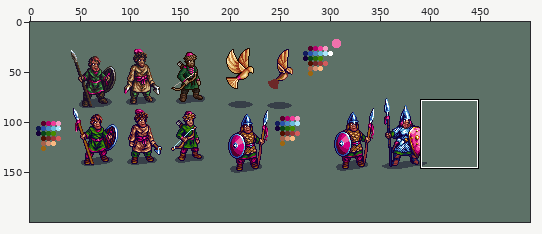
Sprite sheet: GSE/Triumvirate/militia_rework_start.png. The first picture is a wide view before the edit; the outline marks the close-up.
Close-up. Before the edit:
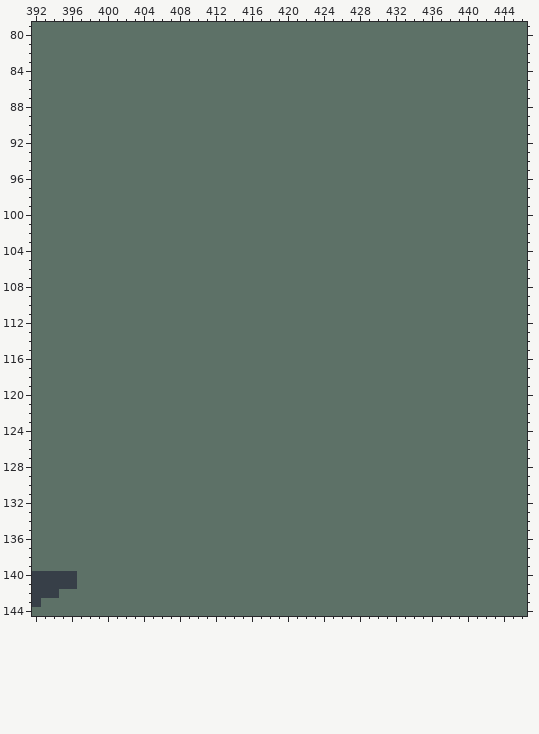
The file is 500x200 pixels. Colours within 5 levels of each other are drawn and written as one. Shown: x 392..446, y 79..144. The commit also changed other parts of the picture, which this record leaves out.
The same view after the edit:
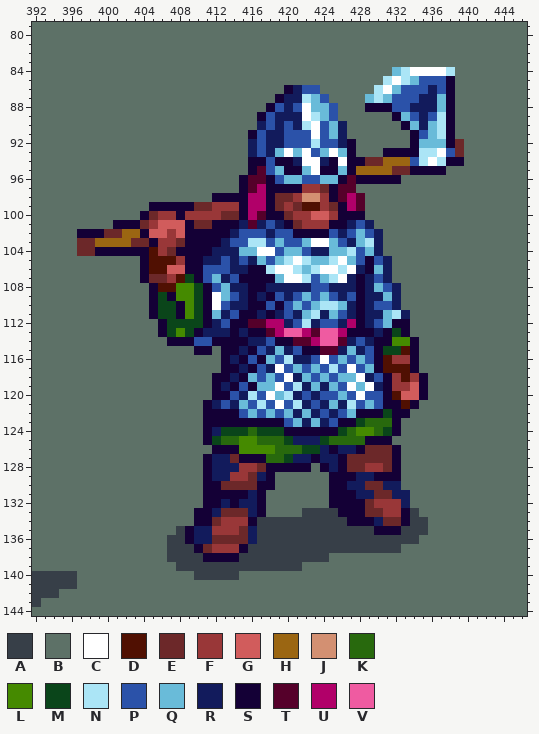
Palette (. is transparent): A #373f48  B #5d7167  C #ffffff  D #501002  E #6c2829  F #993738  G #d15c5c  H #9b6612  J #d39072  K #28690d  L #458a00  M #0a451a  N #abe5f6  P #2b52a9  Q #69bbd9  R #121b5c  S #140036  T #55002a  U #b10069  V #ef5ba1
Changes in this commit:
y 84: x 432..438 BBBBBBB -> QNCCCCN
y 85: x 431..438 BBBBBBBB -> NCNQPPPS
y 86: x 420..423 BBBB -> SRPP; x 430..438 BBBBBBBBB -> NCQPPPRPS
y 87: x 419..424 BBBBBB -> SRRNQP; x 429..438 BBBBBBBBBB -> QNQPPPRRQS
y 88: x 418..425 BBBBBBBB -> SPRPCQQP; x 429..438 BBBBBBBBBB -> SSSPPRRRQS
y 89: x 417..425 BBBBBBBBB -> SPRRRCNQP; x 432..438 BBBBBBB -> SQPRPNS
y 90: x 417..426 BBBBBBBBBB -> RPRPRNCPQR; x 433..438 BBBBBB -> SQRQNS
y 91: x 416..426 BBBBBBBBBBB -> SPRRPPPCPQR; x 434..438 BBBBB -> SPQNS
y 92: x 416..427 BBBBBBBBBBBB -> RPRRPPPNPPRS; x 434..439 BBBBBB -> SQQQSE
y 93: x 416..427 BBBBBBBBBBBB -> RPRQCQCPQCQS; x 431..439 BBBBBBBBB -> SSSSNNCPE
y 94: x 416..439 BBBBBBBBBBBBBBBBBBBBBBBB -> SSPSSRCCRSCSSEEHHHPNCNSS
y 95: x 416..437 BBBBBBBBBBBBBBBBBBBBBB -> STPQSSQCSSQSHHHHEESSSS
y 96: x 415..432 BBBBBBBBBBBBBBBBBB -> STTSPQQPPQQSTSSSSS
y 97: x 415..427 BBBBBBBBBBBBB -> STUSSSSFFESTT
y 98: x 412..428 BBBBBBBBBBBBBBBBB -> SSSSUUSEEFJJFSTUT
y 99: x 405..428 BBBBBBBBBBBBBBBBBBBBBBBB -> SSSSSEEFFFSUUSEFEDDFESUT
y 100: x 404..428 BBBBBBBBBBBBBBBBBBBBBBBBB -> SEFFSFFFFEESUTSSEFFGGFSSS
y 101: x 401..429 BBBBBBBBBBBBBBBBBBBBBBBBBBBBB -> SSSEFGGGSEESSSRTRPRSEFFFSSRPR
y 102: x 397..430 BBBBBBBBBBBBBBBBBBBBBBBBBBBBBBBBBB -> SSSEEHHSGGFGSSSSSRPPPRPPSSSSPRPQPR
y 103: x 397..430 BBBBBBBBBBBBBBBBBBBBBBBBBBBBBBBBBB -> EEHHHHEESFFESSSSRPPNNPQPPQCCQPRQNR
y 104: x 397..430 BBBBBBBBBBBBBBBBBBBBBBBBBBBBBBBBBB -> EESSSSSSDFESSSSRRRQQCCPQQPRRQQNPQR
y 105: x 404..431 BBBBBBBBBBBBBBBBBBBBBBBBBBBB -> SDDDFSSRRPRPRQPQNCNQQNCQPSPR
y 106: x 404..431 BBBBBBBBBBBBBBBBBBBBBBBBBBBB -> SDDGGSSPPPRRSSNCCNQNCCNCRSQR
y 107: x 404..431 BBBBBBBBBBBBBBBBBBBBBBBBBBBB -> SEEFDMSPQRPSSSSQCCNPQNCRSRPR
y 108: x 405..432 BBBBBBBBBBBBBBBBBBBBBBBBBBBB -> SDDLLMSPQRRSSRRRRRPPRRRSRQPR
y 109: x 405..432 BBBBBBBBBBBBBBBBBBBBBBBBBBBB -> SMSLLMSCQPRSRSPRPQPQPRPSRRQR
y 110: x 405..432 BBBBBBBBBBBBBBBBBBBBBBBBBBBB -> SMMSLMSCPRRSSPSPQPQNNQRSRPPR
y 111: x 405..433 BBBBBBBBBBBBBBBBBBBBBBBBBBBBB -> SMMSLMSQRPSSRSRPRQNRQPRSRRQNR
y 112: x 406..433 BBBBBBBBBBBBBBBBBBBBBBBBBBBB -> SMMMMSRPSSTTUURPNRPPRUSRPQSS
y 113: x 406..433 BBBBBBBBBBBBBBBBBBBBBBBBBBBB -> SMLMSRRRSRSSTUVVUTVVUSSSRSMS
y 114: x 407..434 BBBBBBBBBBBBBBBBBBBBBBBBBBBB -> SSSPPSSSSRRPSSTTUVVTRPRSSLLS
y 115: x 410..411 BB -> SS; x 413..434 BBBBBBBBBBBBBBBBBBBBBB -> SSRSPRQRPSSTTRQRPSMMDS
y 116: x 413..434 BBBBBBBBBBBBBBBBBBBBBB -> SRSPSQPNRRPCPQPQPSDFFS
y 117: x 413..434 BBBBBBBBBBBBBBBBBBBBBB -> SSRSPRCPQPQPNPCPQSDDDS
y 118: x 412..435 BBBBBBBBBBBBBBBBBBBBBBBB -> SSRSQPQPCRQPQPQQCRPSFDFS
y 119: x 412..435 BBBBBBBBBBBBBBBBBBBBBBBB -> SRSPSQQCPNRQRQPCQCRSFFGS
y 120: x 412..435 BBBBBBBBBBBBBBBBBBBBBBBB -> SSPRNPCQNRPRPPQPCPPSDGGS
y 121: x 411..434 BBBBBBBBBBBBBBBBBBBBBBBB -> SRPRQPNPCPNRPRQRNPQPSSDS
y 122: x 411..433 BBBBBBBBBBBBBBBBBBBBBBB -> SSSSPQPQPQRQRPRPQSSSMSS
y 123: x 411..432 BBBBBBBBBBBBBBBBBBBBBB -> SSSSSSSSSPQRQRPSSMKKKS
y 124: x 411..432 BBBBBBBBBBBBBBBBBBBBBB -> SRMMMKMMMSSSSSSMKLLKMS
y 125: x 411..431 BBBBBBBBBBBBBBBBBBBBB -> SMKKLLKKKMRRRMKKKKSSS
y 126: x 412..432 BBBBBBBBBBBBBBBBBBBBB -> SSSLLLLKKKMMRSRRSEEES
y 127: x 411..432 BBBBBBBBBBBBBBBBBBBBBB -> SRRESSSKKMRRSRRSEEEEES
y 128: x 411..422 BBBBBBBBBBBB -> SRRRFFESSSSS; x 424..432 BBBBBBBBB -> SRSEEFFES
y 129: x 411..418 BBBBBBBB -> SRRFFERS; x 425..432 BBBBBBBB -> SSSRRSSS
y 130: x 411..418 BBBBBBBB -> SSEEEESS; x 425..432 BBBBBBBB -> SSRREERR
y 131: x 411..417 BBBBBBB -> SSSSSRS; x 425..433 BBBBBBBBB -> SSSRREERR
y 132: x 411..417 BBBBBBB -> SSRSRRS; x 425..433 BBBBBBBBB -> SSSSEFFFR
y 133: x 410..417 BBBBBBBB -> SSREEERS; x 422..434 BBBBBBBBBBBBB -> AAAASSSEEFFSA
y 134: x 410..435 BBBBBBBBBBBBBBBBBBBBBBBBBB -> SSEFFFSAAAAAAAAAASSSREESAA
y 135: x 408..435 BBBBBBBBBBBBBBBBBBBBBBBBBBBB -> ASRRFFFERAAAAAAAAAAAAASSSAAA
y 136: x 407..434 BBBBBBBBBBBBBBBBBBBBBBBBBBBB -> AASRREEEERAAAAAAAAAAAAAAAAAA
y 137: x 407..432 BBBBBBBBBBBBBBBBBBBBBBBBBB -> AAASEFFFSAAAAAAAAAAAAAAAAA
y 138: x 407..424 BBBBBBBBBBBBBBBBBB -> AAAASSSSAAAAAAAAAA
y 139: x 408..421 BBBBBBBBBBBBBB -> AAAAAAAAAAAAAA
y 140: x 410..414 BBBBB -> AAAAA
Where, in picture pixels (left, top, right, bottom), the same in both close-ups:
changed: (77, 67, 464, 580)
